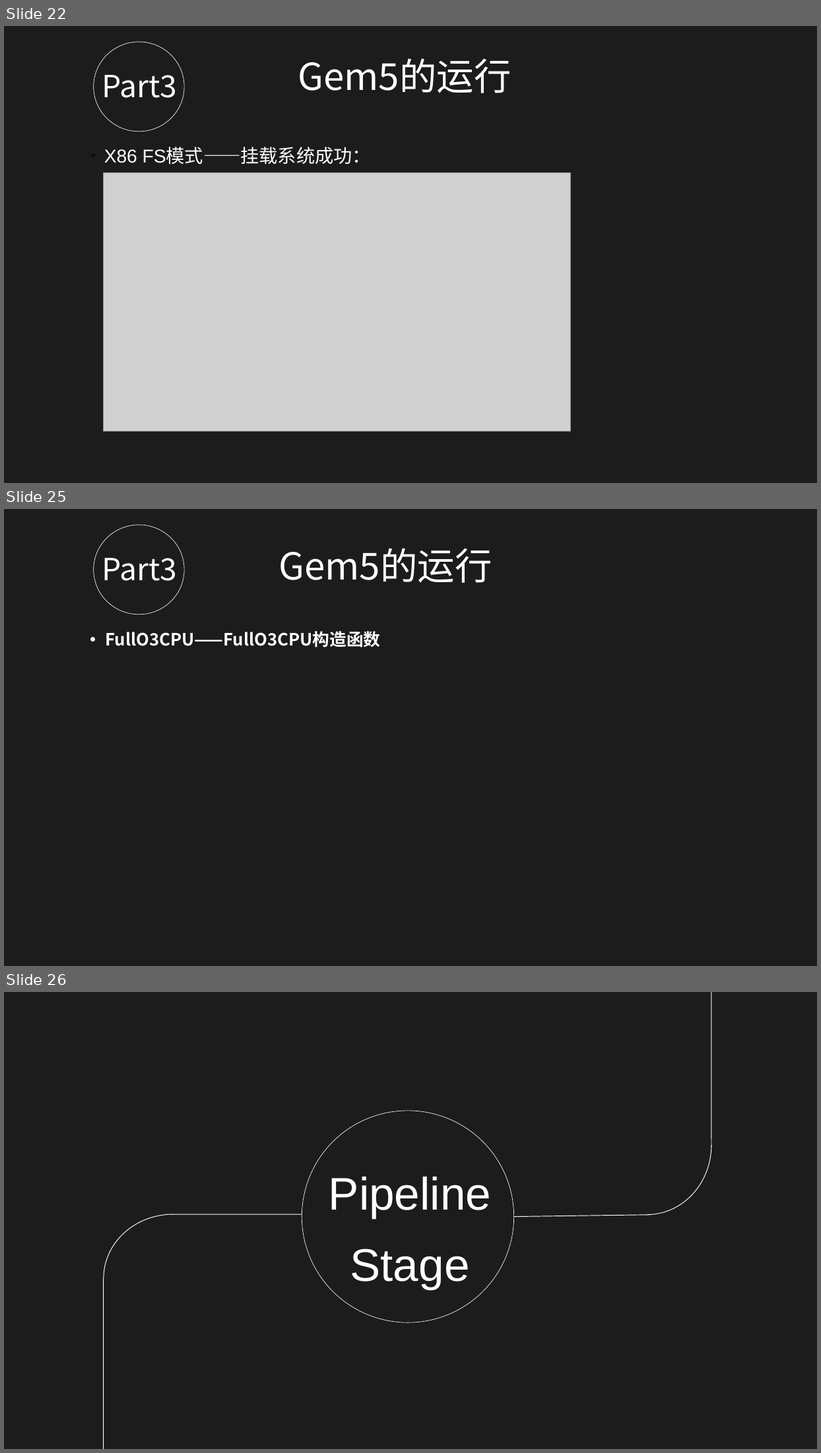
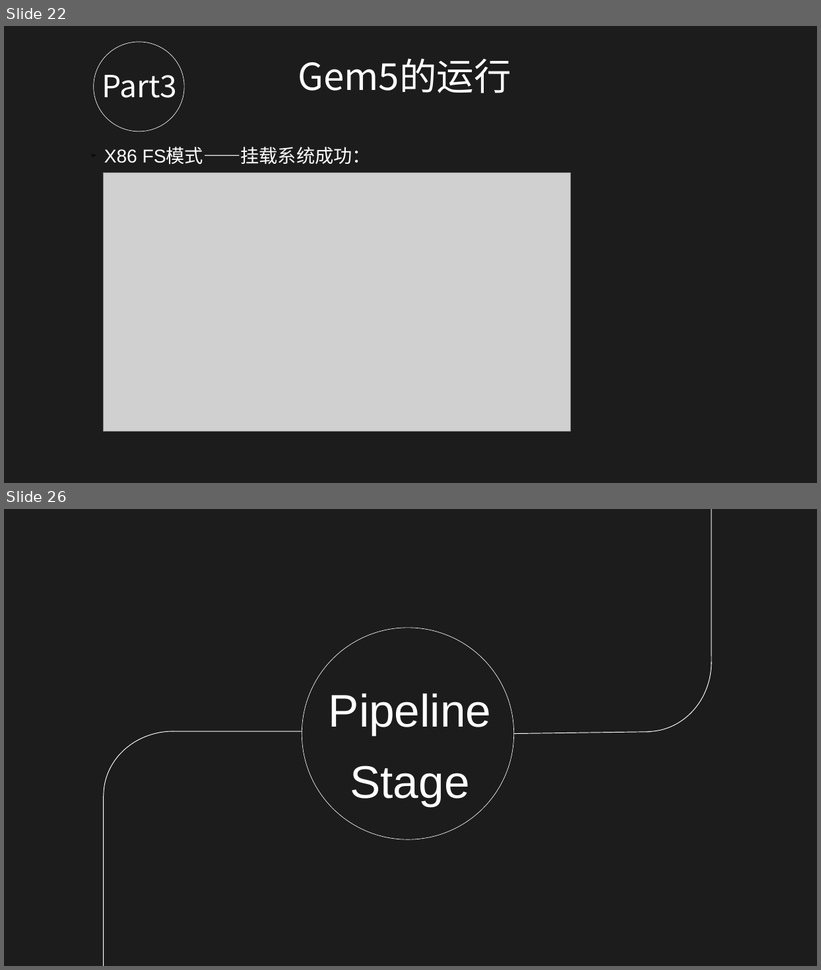
Before and after one commit to oliverxyy/gem5-source-code-learning, a slide deck: doc/gem5.pptx. Shown one above the other, each under a label of ours: slides 22, 25 and 26 before the commit, slides 22 and 26 after it; the slides between them are not shown. The pictures are 821x1453 and 821x970 pixels, drawn with LibreOffice and Linux fonts; fonts in the diff are those of the drawing; grey boxes stand for pictures; background and template pictures are left out; a plain dark background stands for a picture behind light text. Boxes give left, top, right and bottom in pixels: in the first picture for what was removed or moved away, otherwise in the second. Text is boxed around its words. In the diff, an @@ line names an element or a change of style, - is before the commit and + after.

```diff
--- a/doc/gem5.pptx
+++ b/doc/gem5.pptx
@@ slide 25 removed at (x1=4, y1=509, x2=817, y2=966), background picture (left out); not listed: 1 template element that a slide beside it also shows @@
@@ ellipse removed at (x1=94, y1=525, x2=185, y2=615) @@
@@ text removed at (x1=279, y1=548, x2=492, y2=583) @@
-Gem5的运行
@@ text removed at (x1=102, y1=558, x2=177, y2=581) @@
-Part3
@@ text removed at (x1=105, y1=631, x2=380, y2=648) @@
-• FullO3CPU——FullO3CPU构造函数
```
Also in this commit, not shown: 4 slides changed, 1 slide added.
